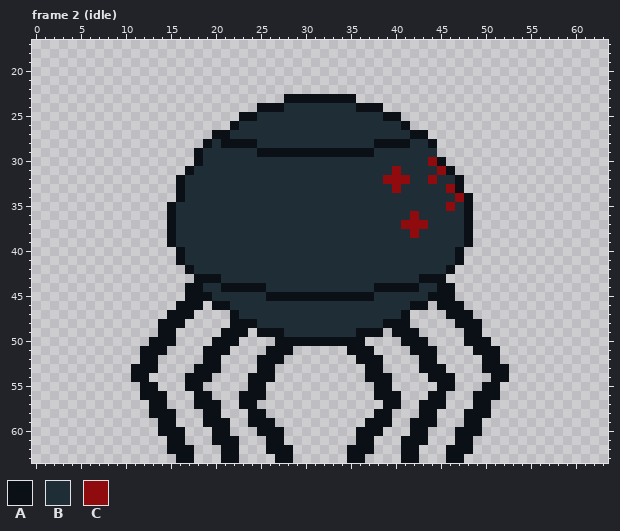
Two versions of one pixel-art file, assets/auto_spider.aseprite. The first picture shows the starting point.
64x64 pixels, 22 frames. Shown: frame 2 (idle): x 0..63, y 17..63. The commit also changed other frames, which this record leaves out.
Palette (. is transparent): A #0b1016  B #1f2d36  C #900b0d
Once edited:
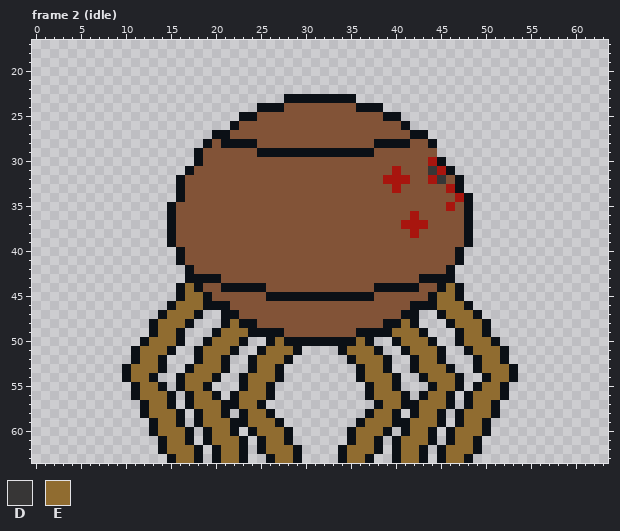
Colours new in this view: D #373636  E #906c30
Edits made:
@@ palette @@
-B #1f2d36
+B #825337
-C #900b0d
+C #a8150e
--- frame 2 (idle), layers "Body", "Legs"
@@ x 42..47 @@
 30 BBCA..
-31 BBBCA.
-32 BBCBBA
+31 BBDCA.
+32 BBCDBA
 33 BBBBCA
@@ x 0..63 @@
 42 .................ABBBBBBBBBBBBBBBBBBBBBBBBBBBBA.................
-43 ..................AAABBBBBBBBBBBBBBBBBBBBBBAAA..................
-44 .................AABBAAAAABBBBBBBBBBBBAAAAABBAA.................
-45 .................AAABBBBBBAAAAAAAAAAAABBBBBBAAA.................
-46 ................AAA.AABBBBBBBBBBBBBBBBBBBBAA.AAA................
-47 ...............AAA....ABBBBBBBBBBBBBBBBBBA....AAA...............
-48 ..............AAA.....AAABBBBBBBBBBBBBBAAA.....AAA..............
-49 ..............AA.....AAA.AAABBBBBBBBAAA.AAA.....AA..............
-50 .............AAA....AAA....AAAAAAAAAA....AAA....AAA.............
-51 ............AAA....AAA....AAA......AAA....AAA....AAA............
-52 ............AA.....AA....AAA........AAA....AA.....AA............
-53 ...........AAA....AAA....AA..........AA....AAA....AAA...........
-54 ...........AA....AAA....AAA..........AAA....AAA....AA...........
-55 ............AA...AA.....AA............AA.....AA...AA............
-56 ............AAA...AA...AAA............AAA...AA...AAA............
-57 .............AA...AAA..AA..............AA..AAA...AA.............
-58 .............AAA...AA...AA............AA...AA...AAA.............
-59 ..............AA...AAA..AAA..........AAA..AAA...AA..............
-60 ..............AAA...AA...AAA........AAA...AA...AAA..............
-61 ...............AA...AAA...AA........AA...AAA...AA...............
-62 ...............AAA...AA...AAA......AAA...AA...AAA...............
-63 ................AA...AA....AA......AA....AA...AA................
+43 .................AAAABBBBBBBBBBBBBBBBBBBBBBAAAA.................
+44 ................AEABBAAAAABBBBBBBBBBBBAAAAABBAEA................
+45 ................AEEABBBBBBAAAAAAAAAAAABBBBBBAEEA................
+46 ...............AEEEAAABBBBBBBBBBBBBBBBBBBBAAAEEEA...............
+47 ..............AEEEA..AABBBBBBBBBBBBBBBBBBAA..AEEEA..............
+48 .............AEEEA...AEAABBBBBBBBBBBBBBAAEA...AEEEA.............
+49 .............AEEA...AEEEAAAABBBBBBBBAAAAEEEA...AEEA.............
+50 ............AEEEA..AEEEA..AEAAAAAAAAEA..AEEEA..AEEEA............
+51 ...........AEEEA..AEEEA..AEEEA....AEEEA..AEEEA..AEEEA...........
+52 ...........AEEA...AEEA..AEEEA......AEEEA..AEEA...AEEA...........
+53 ..........AEEEA..AEEEA..AEEA........AEEA..AEEEA..AEEEA..........
+54 ..........AEEA..AEEEA..AEEEA........AEEEA..AEEEA..AEEA..........
+55 ...........AEEA.AEEA...AEEA..........AEEA...AEEA.AEEA...........
+56 ...........AEEEA.AEEA.AEEEA..........AEEEA.AEEA.AEEEA...........
+57 ............AEEA.AEEEAAEEA............AEEAAEEEA.AEEA............
+58 ............AEEEA.AEEA.AEEA..........AEEA.AEEA.AEEEA............
+59 .............AEEA.AEEEAAEEEA........AEEEAAEEEA.AEEA.............
+60 .............AEEEA.AEEA.AEEEA......AEEEA.AEEA.AEEEA.............
+61 ..............AEEA.AEEEA.AEEA......AEEA.AEEEA.AEEA..............
+62 ..............AEEEA.AEEA.AEEEA....AEEEA.AEEA.AEEEA..............
+63 ...............AEEA.AEEA..AEEA....AEEA..AEEA.AEEA...............
